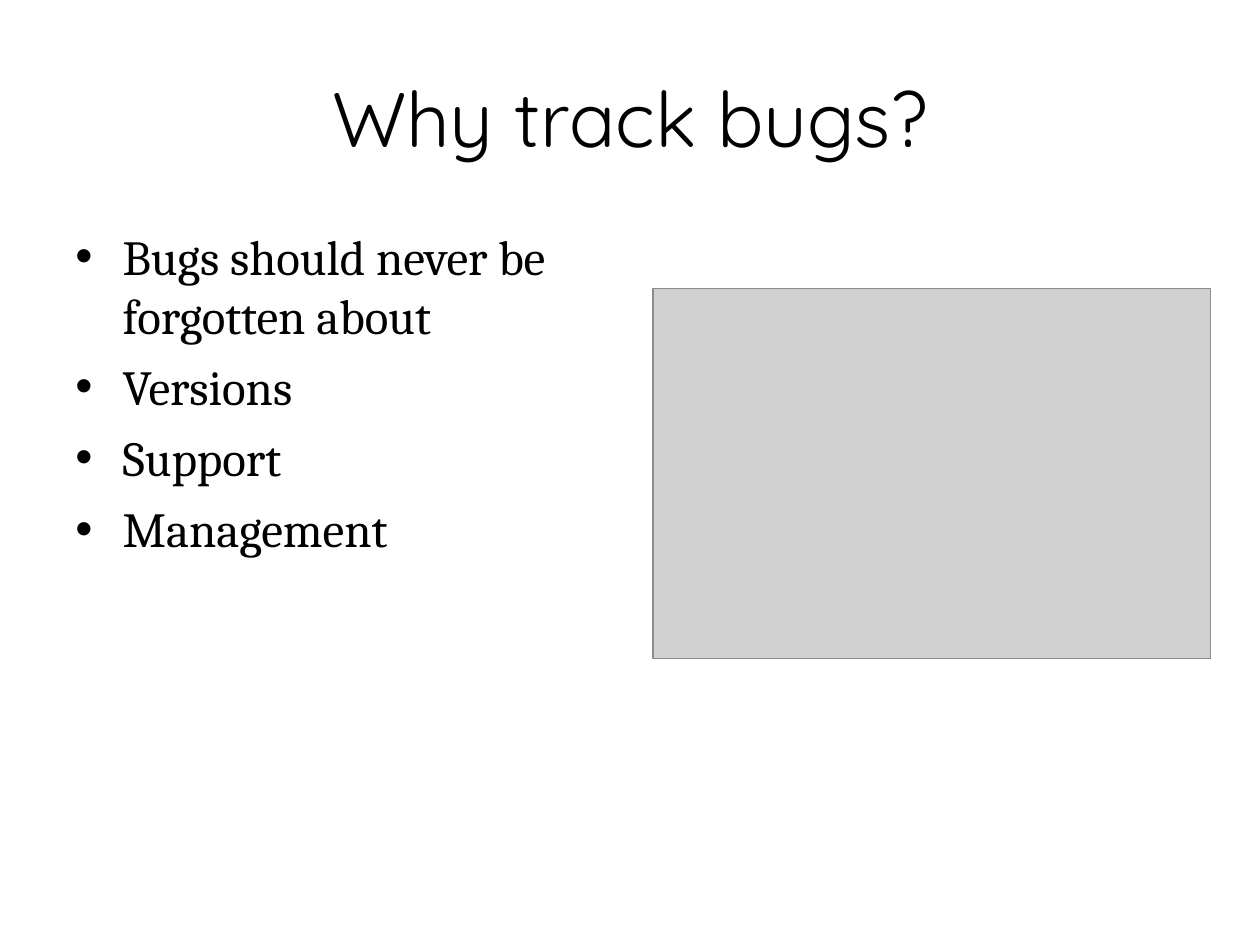
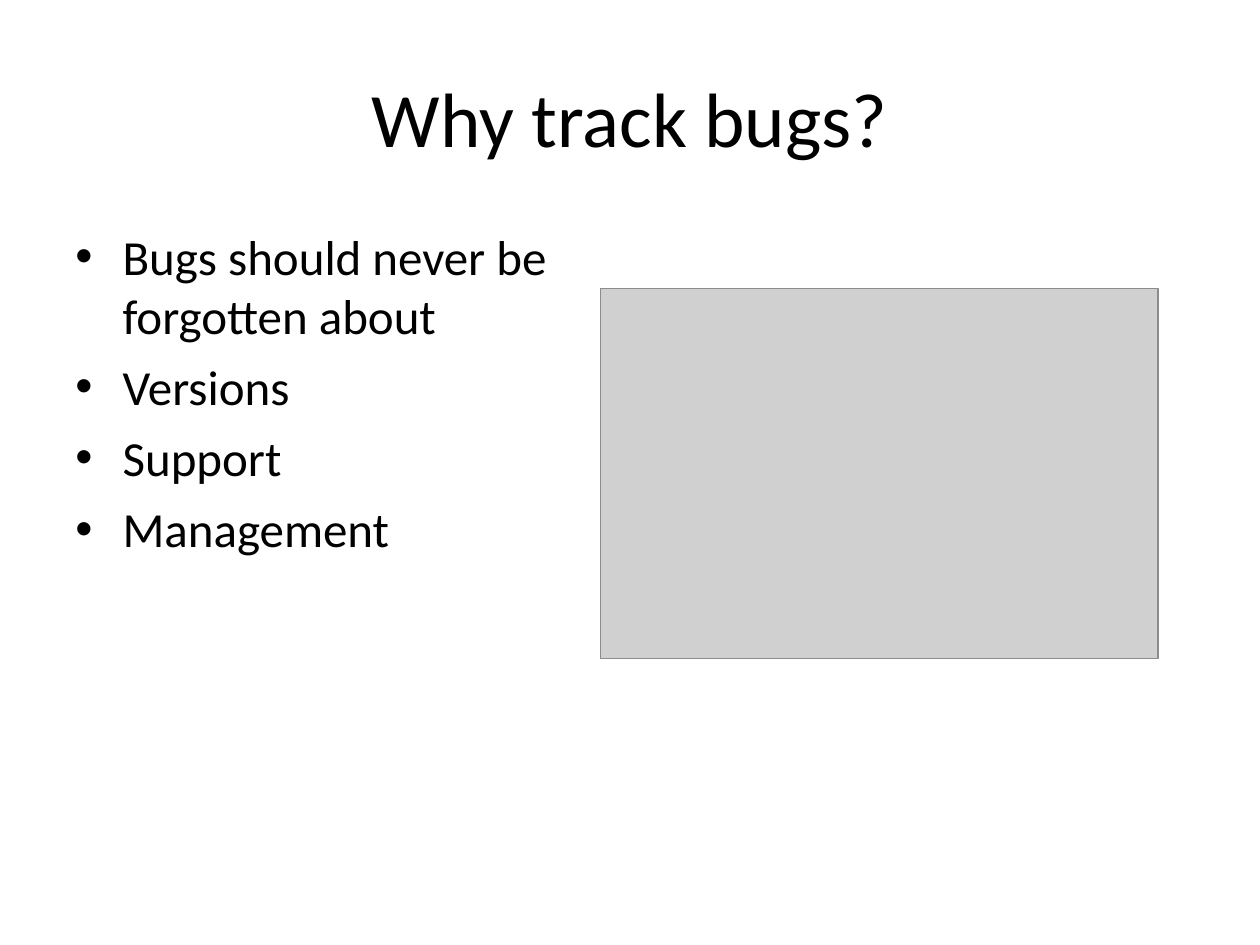
Before and after one commit to hdgarrood/yini-cttb-redmine, a slide deck: slide 3 of Migrating to Redmine.ppt. Drawn at 1260x945 pixels with LibreOffice and Linux fonts; fonts in the diff are those of the drawing; grey boxes stand for pictures; background and template pictures are left out. Boxes give left, top, right and bottom in pixels: in the first picture for what was removed or moved away, otherwise in the second. Text is boxed around its words. In the diff, an @@ line names an element or a change of style, - is before the commit and + after.

Commit message:
really fix style stuff
there was some weird stuff going on in the last two slides

```diff
--- a/Migrating to Redmine.ppt
+++ b/Migrating to Redmine.ppt
@@ title "Why track bugs?" at (x1=372, y1=93, x2=887, y2=161): font Quicksand to Calibri @@
@@ text "Bugs should never be forgotten ..." at (x1=123, y1=241, x2=546, y2=556): font Cambria to Calibri @@
@@ picture moved from (x1=653, y1=289, x2=1211, y2=659) to (x1=600, y1=289, x2=1158, y2=659) @@
```
Also in this commit, not shown: 6 other slides changed.
